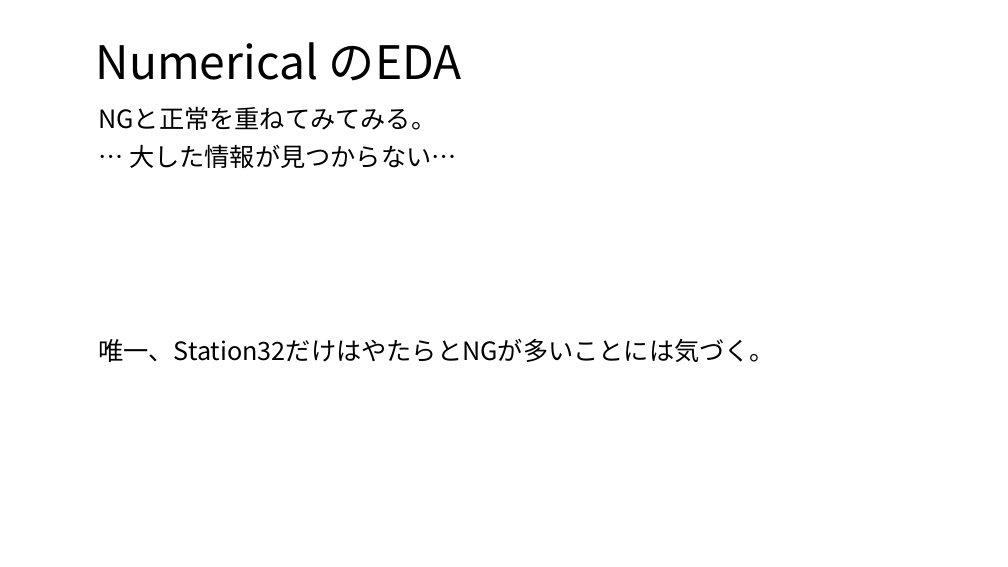
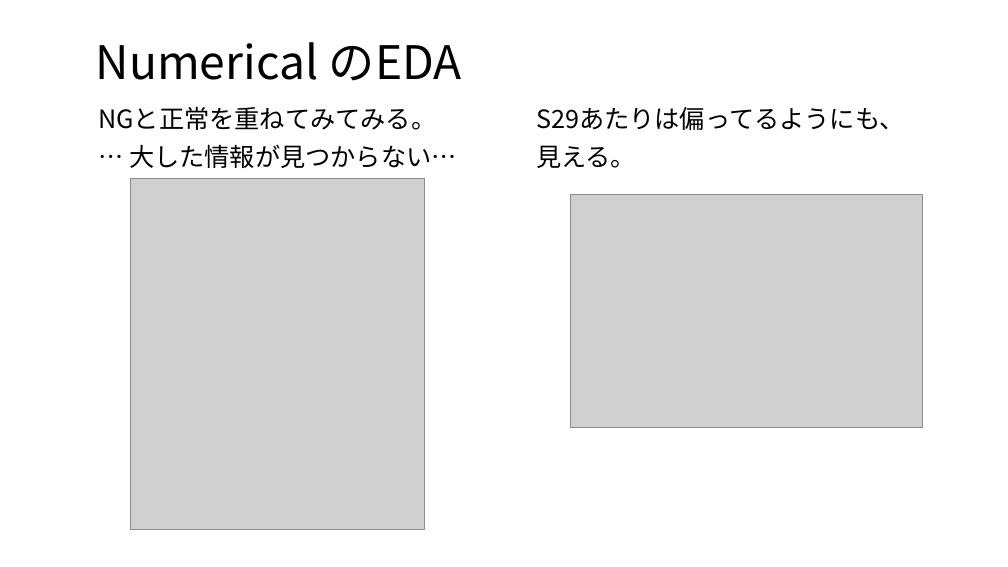
Before and after one commit to uetsu840/kaggle_bosch, a slide deck: slide 23 of 発表資料.pptx (slide 21 before the commit). Drawn at 1008x567 pixels with LibreOffice and Linux fonts; fonts in the diff are those of the drawing; grey boxes stand for pictures. Boxes give left, top, right and bottom in pixels: in the first picture for what was removed or moved away, otherwise in the second. Text is boxed around its words. In the diff, an @@ line names an element or a change of style, - is before the commit and + after.

```diff
--- a/発表資料.pptx
+++ b/発表資料.pptx
@@ text added at box(536, 107, 905, 168), 24 pt, text #000000 @@
+S29あたりは偏ってるようにも、
+見える。
@@ picture added at box(131, 178, 424, 529) @@
@@ picture added at box(570, 194, 923, 427) @@
@@ text removed at box(98, 339, 775, 362) @@
-唯一、Station32だけはやたらとNGが多いことには気づく。
```
Also in this commit, not shown: 2 other slides changed, 4 slides added, 2 other files.
